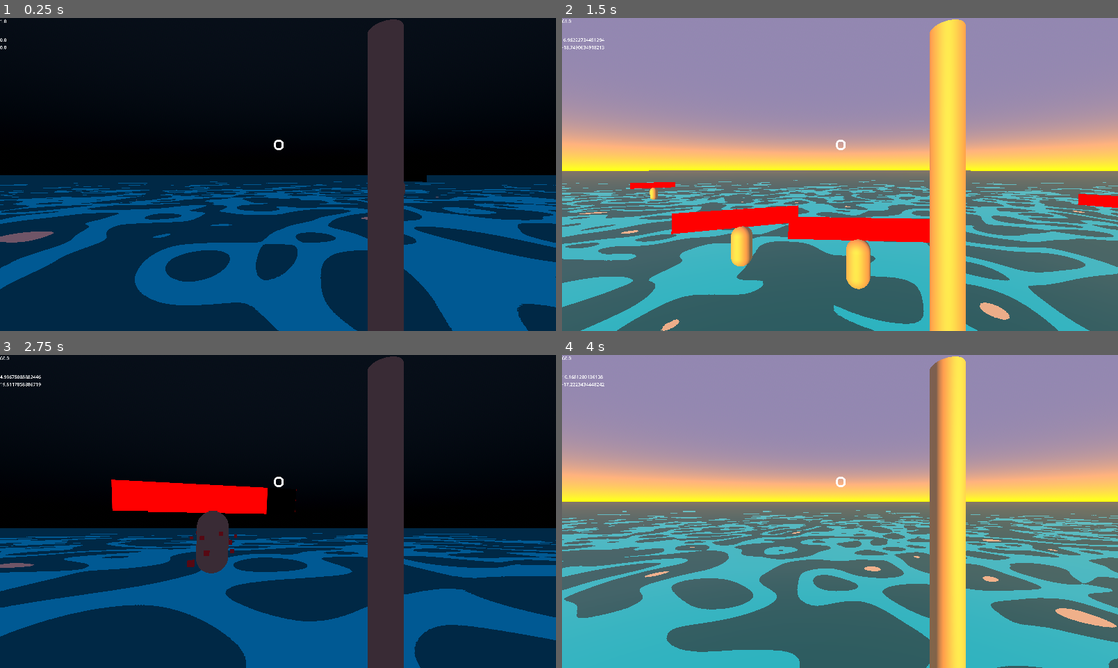
Above: before the commit, frames 1-4 (two rows, left to right).
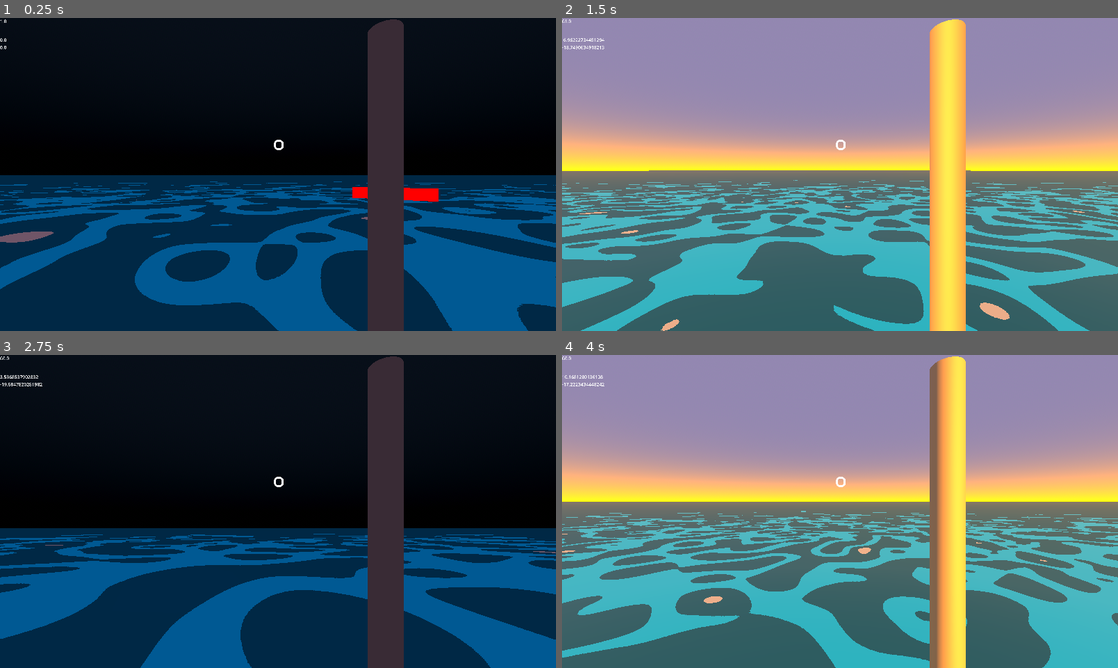
Above: after the commit, the same moments.

Repository: ImVakond/SurfBlade
Game: Godot game, scene res://main.tscn
Same seed, same stepped clock (60 frames per second), same inputs: the game is played once before the commit and once after it.
Inputs (mouse positions are in pixels of both pictures, inside the frame that each line leads up to):
- Up to frame 1 (0.25 s): no input
- Up to frame 2 (1.5 s): move the mouse to (867, 174) at 0.52 s; hold 1 (1) 0.53-1.28 s; hold W (forward) from 0.53 s (still down); tap Space (Jump) at 0.77 s; tap 2 (2) at 0.8, 1.35 s; move the mouse to (812, 174) at 1.27 s
- Up to frame 3 (2.75 s): keep holding W (forward); tap Space (Jump) at 1.52 s; tap 3 (3) at 1.55 s; move the mouse to (289, 505) at 2.02 s; hold 3 (3) from 2.03 s (still down); click (289, 505) at 2.3 s
- Up to frame 4 (4 s): keep holding W (forward); move the mouse to (834, 517) at 2.77 s; release 3 (3) at 2.78 s; click (834, 517) at 2.85 s; tap Space (Jump) at 3.02, 3.77 s; tap 1 (1) at 3.05 s; move the mouse to (878, 514) at 3.52 s; hold 1 (1) from 3.53 s (still down); tap 2 (2) at 3.8 s

The runs differ from the first frame. In frame 1, 0.4% of the frame differs, in the area x 63-79%, y 50-59%; in frame 2, 4.7%; in frame 3, 25%, in the area x 0-100%, y 6-100%; in frame 4, 24%.

Commit message:
state machine

Diff:
--- /dev/null
+++ b/bat.gd
@@ -0,0 +1,5 @@
+extends State
+
+func handle_input(event : InputEvent) -> void:
+	if event.is_action_pressed("Attack"):
+		owner.attack_anim.play("Attack")
--- /dev/null
+++ b/enemy_harphish.tscn
@@ -0,0 +1,49 @@
+[gd_scene load_steps=9 format=3 uid="uid://g0uja46i3wmj"]
+
+[ext_resource type="Script" uid="uid://bb7oye8qve2pw" path="res://hitbox.gd" id="1_ouwc6"]
+[ext_resource type="PackedScene" uid="uid://dh4r1g6730v4m" path="res://healthbar.tscn" id="2_t2eha"]
+[ext_resource type="Material" uid="uid://uau5jm8slqrd" path="res://particle_material.tres" id="3_nu728"]
+[ext_resource type="BoxMesh" uid="uid://bf12t5tj44mei" path="res://particle_pass.tres" id="4_yfwn8"]
+
+[sub_resource type="CapsuleShape3D" id="CapsuleShape3D_s6hh6"]
+
+[sub_resource type="ViewportTexture" id="ViewportTexture_272bh"]
+viewport_path = NodePath("ProgressBarViewport")
+
+[sub_resource type="StandardMaterial3D" id="StandardMaterial3D_3bqhh"]
+resource_local_to_scene = true
+shading_mode = 0
+albedo_color = Color(1, 1, 1, 0)
+albedo_texture = SubResource("ViewportTexture_272bh")
+
+[sub_resource type="SphereMesh" id="SphereMesh_ouwc6"]
+
+[node name="EnemyHarphish" type="Node3D"]
+
+[node name="Hitbox" type="Area3D" parent="." node_paths=PackedStringArray("Collider", "healthbar", "particles")]
+script = ExtResource("1_ouwc6")
+Collider = NodePath("HitboxCol")
+healthbar = NodePath("HealthBar")
+particles = NodePath("Particles")
+max_health = 1.0
+
+[node name="HitboxCol" type="CollisionShape3D" parent="Hitbox"]
+shape = SubResource("CapsuleShape3D_s6hh6")
+
+[node name="HealthBar" parent="Hitbox" instance=ExtResource("2_t2eha")]
+transform = Transform3D(2.87319, 0, 0, 0, 0.0541109, 0, 0, 0, 0.45289, 0, 1.38924, 0)
+skeleton = NodePath("../..")
+surface_material_override/0 = SubResource("StandardMaterial3D_3bqhh")
+
+[node name="Particles" type="GPUParticles3D" parent="Hitbox"]
+transform = Transform3D(1, 0, 0, 0, 1, 0, 0, 0, 1, 0, 0.0695744, 0)
+emitting = false
+amount = 40
+lifetime = 2.0
+one_shot = true
+explosiveness = 1.0
+process_material = ExtResource("3_nu728")
+draw_pass_1 = ExtResource("4_yfwn8")
+
+[node name="MeshInstance3D" type="MeshInstance3D" parent="."]
+mesh = SubResource("SphereMesh_ouwc6")
--- a/main.gd
+++ b/main.gd
@@ -12,4 +12,4 @@
 		await get_tree().create_timer(0.1).timeout
 		var enemy = BASIC_ENEMY.instantiate()
 		enemy.global_position = Vector3(randi_range(-50,50),1,randi_range(-50,50))
-		call_deferred("add_child",enemy)
+		#call_deferred("add_child",enemy)
--- a/main.tscn
+++ b/main.tscn
@@ -1,10 +1,11 @@
-[gd_scene load_steps=12 format=3 uid="uid://b01axphphb3sk"]
+[gd_scene load_steps=13 format=3 uid="uid://b01axphphb3sk"]
 
 [ext_resource type="Script" uid="uid://b321veh5c3xks" path="res://main.gd" id="1_1bvp3"]
 [ext_resource type="PackedScene" uid="uid://buok0w254t0wh" path="res://player.tscn" id="1_ig7tw"]
 [ext_resource type="Shader" uid="uid://bqvkpetder5il" path="res://ocean.gdshader" id="2_0xm2m"]
 [ext_resource type="Script" uid="uid://cighyvs18l5tc" path="res://enviroment.gd" id="3_272bh"]
 [ext_resource type="Environment" uid="uid://drbxgywq0qt61" path="res://nightsky.tres" id="4_7mycd"]
+[ext_resource type="PackedScene" uid="uid://g0uja46i3wmj" path="res://enemy_harphish.tscn" id="6_7mycd"]
 
 [sub_resource type="GDScript" id="GDScript_h2yge"]
 resource_name = "asd"
@@ -98,7 +99,6 @@
 [node name="Moon" type="DirectionalLight3D" parent="Enviroment"]
 unique_name_in_owner = true
 transform = Transform3D(1, 0, 0, 0, 0.304033, 0.952661, 0, -0.952661, 0.304033, 0, 0, 0)
-visible = false
 light_color = Color(0.905882, 1, 1, 1)
 light_energy = 0.5
 light_indirect_energy = 0.0
@@ -106,3 +106,6 @@
 
 [node name="Camera3D" type="Camera3D" parent="."]
 transform = Transform3D(1, 0, 0, 0, 0.730162, 0.683274, 0, -0.683274, 0.730162, 0, 11.3468, 7.08274)
+
+[node name="EnemyHarphish" parent="." instance=ExtResource("6_7mycd")]
+transform = Transform3D(1, 0, 0, 0, 1, 0, 0, 0, 1, 8.60895, 1.19209e-07, -16.6937)
--- /dev/null
+++ b/nightsky.gdshader
@@ -0,0 +1,11 @@
+shader_type canvas_item;
+
+uniform sampler2D fractal;
+void fragment(){
+	if (round(texture(fractal,UV).r*17.0)/10.0 < 0.5){
+		COLOR.rgb = vec3(1.0);
+	}
+	else{
+		COLOR.rgb = vec3(0.0);
+	}
+}
--- a/player.gd
+++ b/player.gd
@@ -25,10 +25,12 @@
 		rotate_object_local(Vector3(0,1,0),-event.relative.x / 270)
 	if event.is_action_pressed("Jump") and (is_on_floor() or global_position.y < 2):
 		velocity.y = JUMP_VELOCITY
-	if event.is_action_pressed("Attack"):
-		attack_anim.play("Attack")
+
 
 func _on_attack_area_area_entered(area : Area3D) -> void:
 	if area is Hitbox and area.enemy:
+		var pitch = cameraholder.global_rotation.x
+		var yaw = cameraholder.global_rotation.y
 		##TODO: a két hitbox pozíciója helyett a kamera controller szögéből kell kiszámolni a knockbacket
-		velocity += (global_position-area.global_position).normalized() * 50 * Vector3(1,0.2,1)
+		#velocity += (global_position-area.global_position).normalized() * 50 * Vector3(1,0.2,1)
+		velocity +=  50 * Vector3(cos(pitch) * sin(yaw),-sin(pitch) / 5.0,cos(pitch) * cos(yaw))
--- a/player.tscn
+++ b/player.tscn
@@ -1,7 +1,9 @@
-[gd_scene load_steps=13 format=3 uid="uid://buok0w254t0wh"]
+[gd_scene load_steps=15 format=3 uid="uid://buok0w254t0wh"]
 
 [ext_resource type="Script" uid="uid://brssn1of78q8a" path="res://player.gd" id="1_4flbx"]
 [ext_resource type="Script" uid="uid://dudbeybe481tr" path="res://gravity.gd" id="2_onrkg"]
+[ext_resource type="Script" uid="uid://6bj42mo0apx7" path="res://weapon_state_machine.gd" id="2_sweqy"]
+[ext_resource type="Script" uid="uid://b0wdhtbjsknqa" path="res://bat.gd" id="3_2hs0m"]
 [ext_resource type="Script" uid="uid://cbxtqhmhq4ogv" path="res://move_and_slide.gd" id="3_i3pqv"]
 
 [sub_resource type="CapsuleMesh" id="CapsuleMesh_sh265"]
@@ -100,6 +102,12 @@
 transform = Transform3D(0.1, 0, 0, 0, 1, 0, 0, 0, 0.1, 0.327149, 0, -0.511155)
 mesh = SubResource("CylinderMesh_i3pqv")
 
+[node name="WeaponStateMachine" type="Node" parent="."]
+script = ExtResource("2_sweqy")
+
+[node name="Blade" type="Node" parent="WeaponStateMachine"]
+script = ExtResource("3_2hs0m")
+
 [node name="Gravity" type="Node" parent="."]
 script = ExtResource("2_onrkg")
 enabled = false
--- /dev/null
+++ b/state.gd
@@ -0,0 +1,26 @@
+extends Node
+class_name State
+
+signal switch_signal(state : State,data : Dictionary)
+
+func _ready() -> void:
+	set_block_signals(true)
+
+func _update(_delta: float) -> void:
+	pass
+
+func enter(_previous_state_path: String,_data := {}) -> void:
+	pass
+
+func exit() -> void:
+	pass
+
+func physics_update(_delta : float) -> void:
+	pass
+
+func switch(to_state : String,data : Dictionary = {}) -> void:
+	switch_signal.emit(to_state,data)
+func handle_input(input : InputEvent) -> void:
+	pass
+func exit_on_area() -> void:
+	pass
--- /dev/null
+++ b/state_machine.gd
@@ -0,0 +1,29 @@
+extends Node
+class_name StateMachine
+
+@onready var state: State = get_child(0)
+
+func _ready() -> void:
+	for state_node: State in find_children("*", "State"):
+		state_node.switch_signal.connect(_transition_to_next_state)
+	await owner.ready
+	state.set_block_signals(false)
+	state.enter("")
+
+func _process(delta: float) -> void:
+	state._update(delta)
+
+func _input(event : InputEvent) -> void:
+	state.handle_input(event)
+
+func _transition_to_next_state(target_state_path: String,data : Dictionary = {}) -> void:
+	if not has_node(target_state_path):
+		printerr(owner.name + ": Trying to transition to state " + target_state_path + " but it does not exist.")
+		return
+
+	var previous_state_path := state.name
+	state.exit()
+	state.set_block_signals(true)
+	state = get_node(target_state_path)
+	state.set_block_signals(false)
+	state.enter(previous_state_path,data)
--- /dev/null
+++ b/weapon_state_machine.gd
@@ -0,0 +1 @@
+extends StateMachine
Not shown, added: bat.gd.uid
Not shown, added: nightsky.gdshader.uid
Not shown, added: state.gd.uid
Not shown, added: state_machine.gd.uid
Not shown, added: weapon_state_machine.gd.uid
